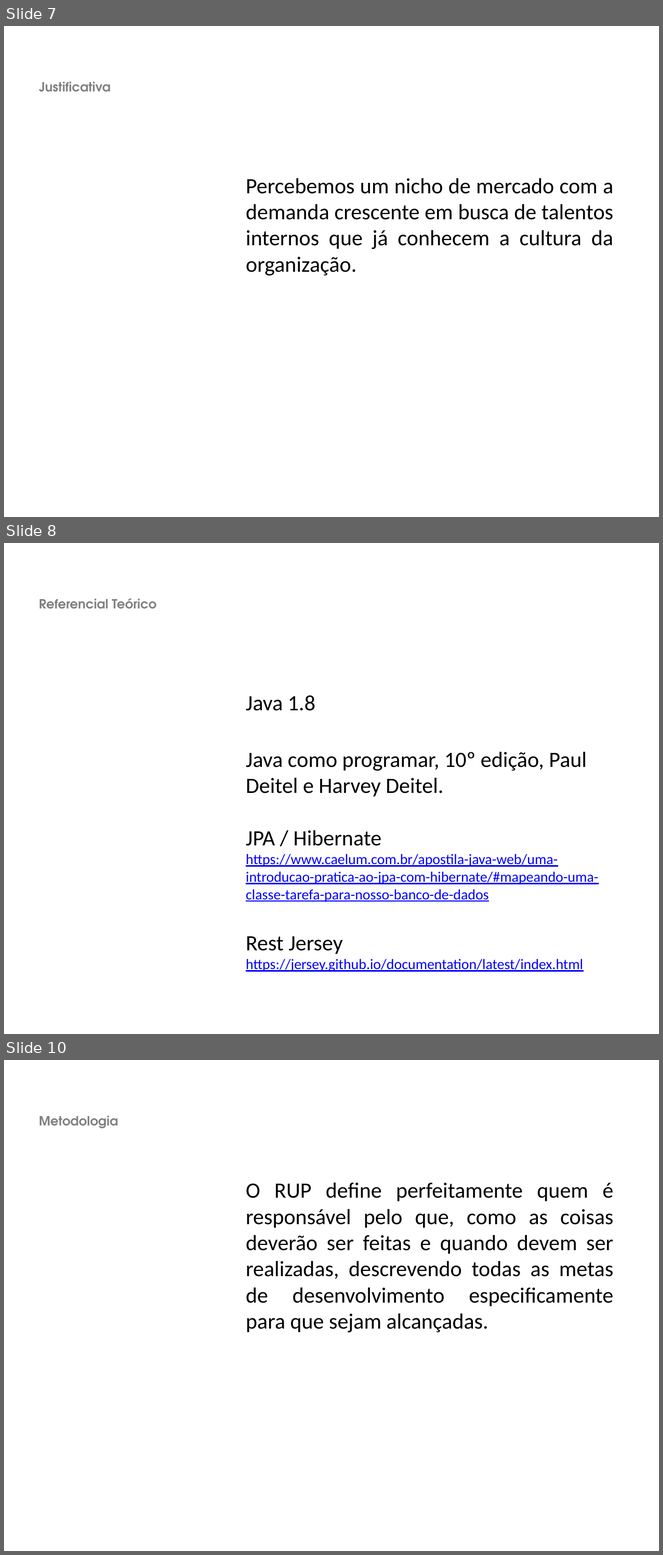
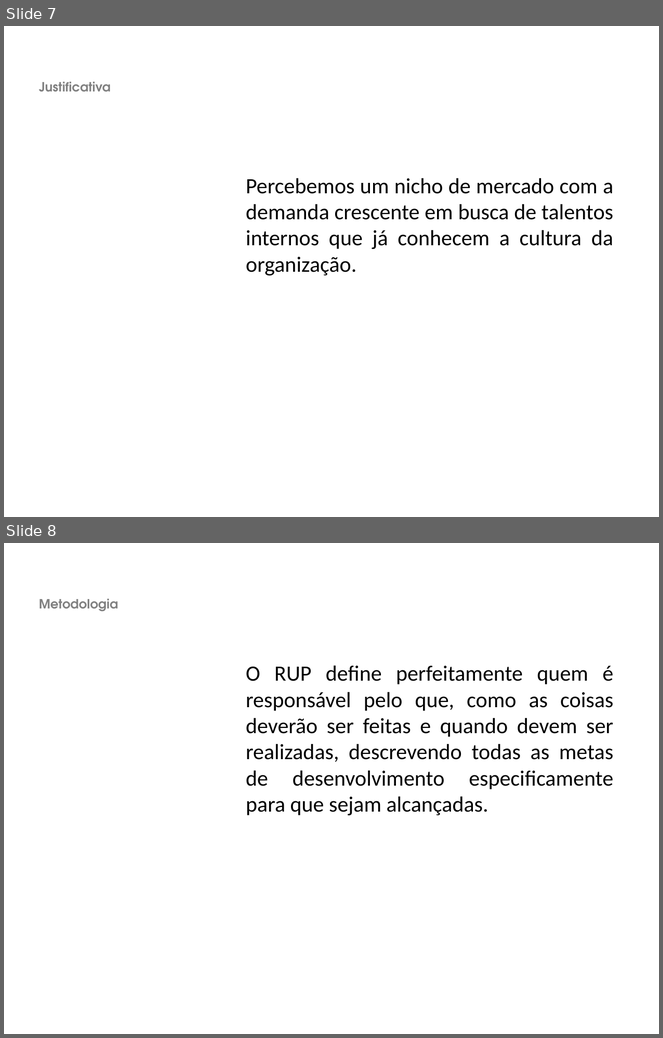
Before and after one commit to nosrednawall/Faculdade-Projeto-Integrador-5P, a slide deck: doc/Entregas_Desenvolvimento_de_APP/Recruta-Slide v1.2.pptx. Shown one above the other, each under a label of ours: slides 7, 8 and 10 before the commit, slides 7 and 8 after it; the slides between them are not shown. The pictures are 663x1555 and 663x1038 pixels, drawn with LibreOffice and Linux fonts; fonts in the diff are those of the drawing; background and template pictures are left out. Boxes give left, top, right and bottom in pixels: in the first picture for what was removed or moved away, otherwise in the second. Text is boxed around its words. In the diff, an @@ line names an element or a change of style, - is before the commit and + after.

```diff
--- a/doc/Entregas_Desenvolvimento_de_APP/Recruta-Slide v1.2.pptx
+++ b/doc/Entregas_Desenvolvimento_de_APP/Recruta-Slide v1.2.pptx
@@ slide 8 removed at box(4, 543, 659, 1034), background picture (left out) @@
@@ text removed at box(39, 598, 157, 609) @@
-Referencial Teórico
@@ subtitle removed at box(246, 695, 598, 972) @@
-Java 1.8
-Java como programar, 10º edição, Paul Deitel e Harvey Deitel.
-JPA / Hibernate
-https://www.caelum.com.br/apostila-java-web/uma-introducao-pratica-ao-jpa-com-hibernate/#mapeando-uma-classe-tarefa-para-nosso-banco-de-dados
-Rest Jersey
-https://jersey.github.io/documentation/latest/index.html
@@ what was slide 10 is now slide 8 @@
```
Also in this commit, not shown: 1 other slide removed, 1 other file.
